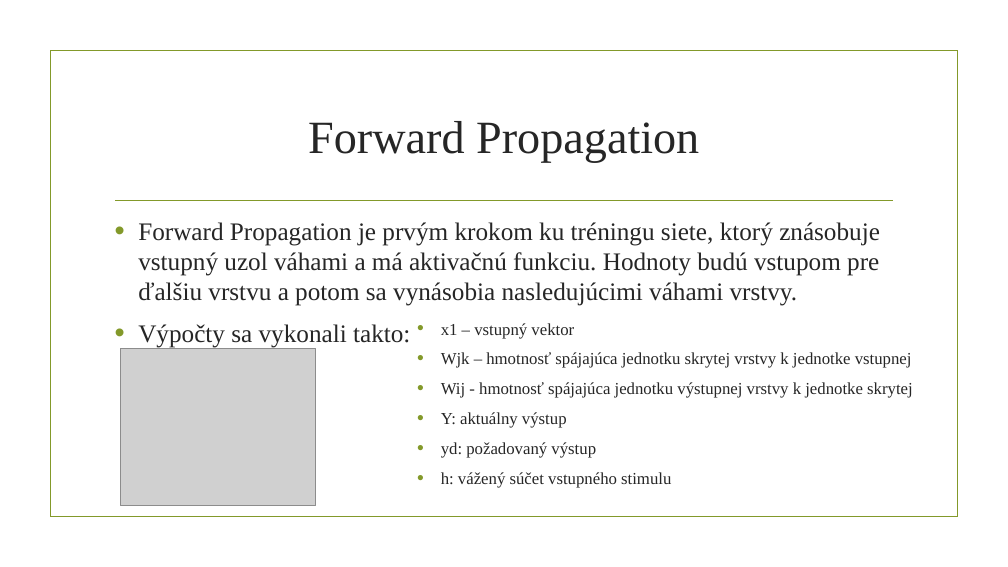
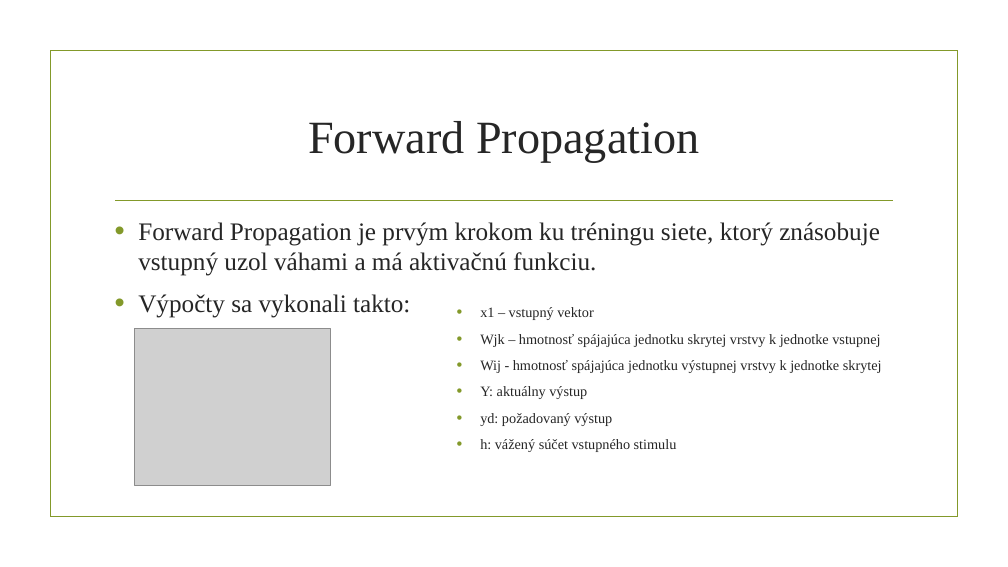
Before and after one commit to georgeob/Kysucky_NS2019, a slide deck: slide 6 of Kysucky_prezentacia.pptx. Drawn at 1008x567 pixels with LibreOffice and Linux fonts; fonts in the diff are those of the drawing; grey boxes stand for pictures; background and template pictures are left out. Boxes give left, top, right and bottom in pixels: in the first picture for what was removed or moved away, otherwise in the second. Text is boxed around its words. In the diff, an @@ line names an element or a change of style, - is before the commit and + after.

Commit message:
3.5. 2019 úprava prezentácie aj neuronovej siete

```diff
--- a/Kysucky_prezentacia.pptx
+++ b/Kysucky_prezentacia.pptx
@@ text at (x1=138, y1=222, x2=880, y2=276): text changed @@
-• Forward Propagation je prvým krokom ku tréningu siete, ktorý znásobuje vstupný uzol váhami a má aktivačnú funkciu. Hodnoty budú vstupom pre ďalšiu vrstvu a potom sa vynásobia nasledujúcimi váhami vrstvy.
+• Forward Propagation je prvým krokom ku tréningu siete, ktorý znásobuje vstupný uzol váhami a má aktivačnú funkciu.
@@ picture moved from (x1=120, y1=349, x2=316, y2=506) to (x1=135, y1=329, x2=330, y2=486) @@
@@ text "x1 – vstupný vektor" moved from (x1=441, y1=323, x2=913, y2=488) to (x1=480, y1=307, x2=882, y2=452) @@
@@ text "x1 – vstupný vektor" at (x1=480, y1=307, x2=882, y2=452): size 16 to 13.6 pt @@
```
Also in this commit, not shown: 6 other slides changed, 1 slide added, 1 other file.
